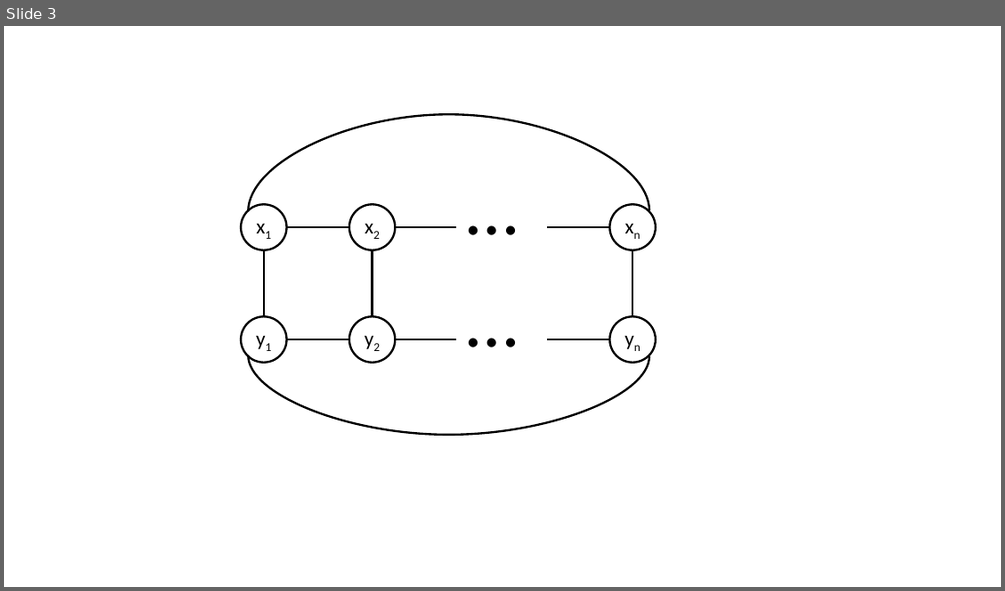
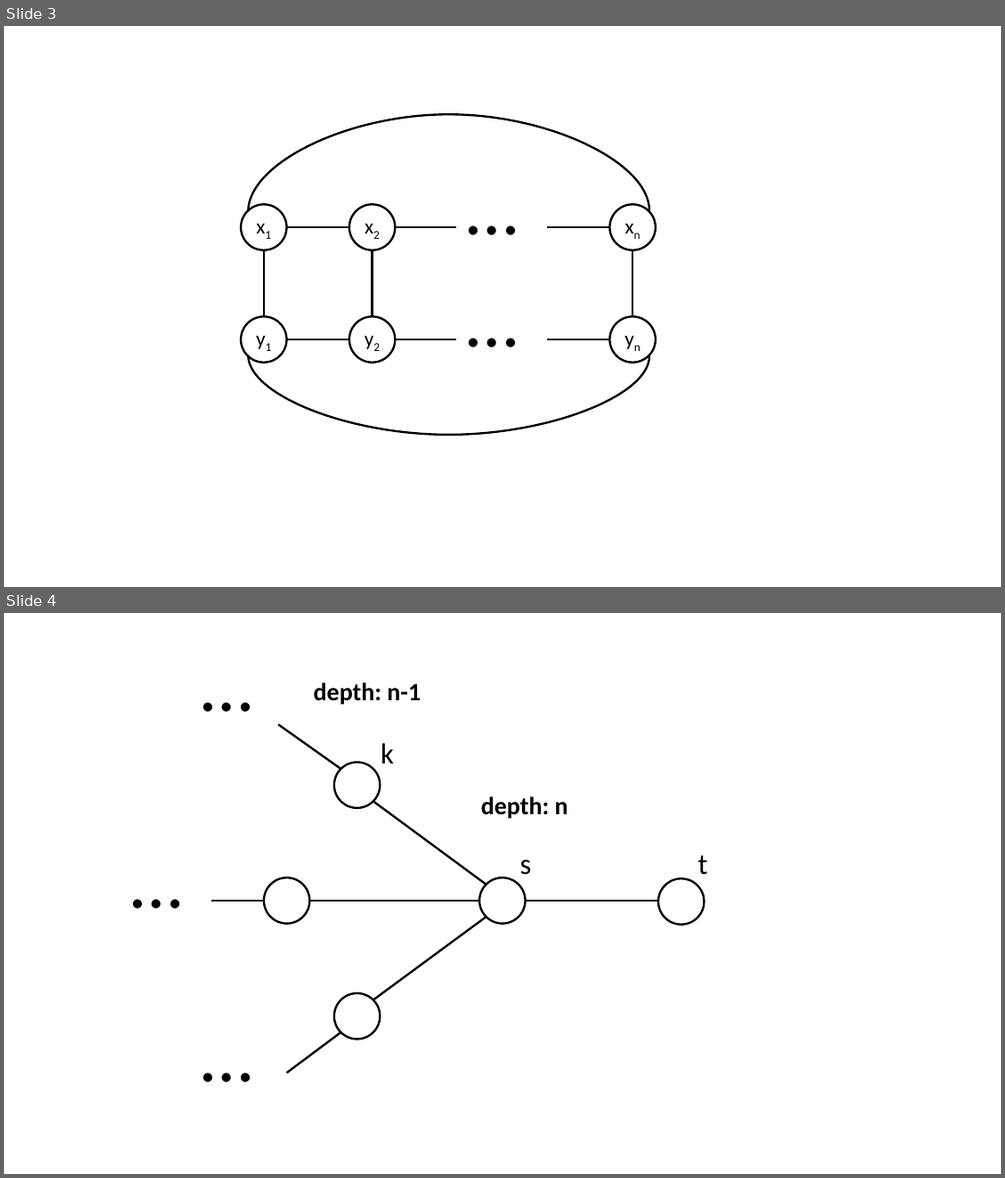
Before and after one commit to hongzimao/6.438, a slide deck: ps2/figures.pptx. Shown one above the other, each under a label of ours: slide 3 before the commit, slides 3 and 4 after it. The pictures are 1005x591 and 1005x1178 pixels, drawn with LibreOffice and Linux fonts; fonts in the diff are those of the drawing. Boxes give left, top, right and bottom in pixels: in the first picture for what was removed or moved away, otherwise in the second. Text is boxed around its words. In the diff, an @@ line names an element or a change of style, - is before the commit and + after.

```diff
--- a/ps2/figures.pptx
+++ b/ps2/figures.pptx
@@ slide 4 added at [4,613,1001,1174], background #FFFFFF @@
@@ text added at [194,633,261,731], 72 pt, text #000000 @@
+…
@@ text added at [314,682,421,705], 24 pt, text #000000, bold @@
+depth: n-1
@@ line added from (341, 769) to (278, 724), #000000 2 pt @@
@@ text added at [380,743,394,763], 28 pt, text #000000 @@
+k
@@ ellipse added at [334,762,380,807], outline #000000 2 pt @@
@@ text added at [481,796,568,819], 24 pt, text #000000, bold @@
+depth: n
@@ line added from (486, 884) to (373, 802), #000000 2 pt @@
@@ text added at [123,829,191,927], 72 pt, text #000000 @@
+…
@@ ellipse added at [264,877,310,924], outline #000000 2 pt @@
@@ ellipse added at [479,877,526,924], outline #000000 2 pt @@
@@ text added at [520,860,532,875], 28 pt, text #000000 @@
+s
@@ ellipse added at [658,878,704,925], outline #000000 2 pt @@
@@ text added at [698,855,708,875], 28 pt, text #000000 @@
+t
@@ line added from (264, 900) to (211, 900), #000000 2 pt @@
@@ line added from (479, 900) to (310, 900), #000000 2 pt @@
@@ line added from (658, 900) to (526, 900), #000000 2 pt @@
@@ line added from (486, 916) to (373, 999), #000000 2 pt @@
@@ text added at [194,1004,261,1102], 72 pt, text #000000 @@
+…
@@ ellipse added at [334,993,380,1038], outline #000000 2 pt @@
@@ line added from (341, 1032) to (287, 1073), #000000 2 pt @@
```
Also in this commit, not shown: 2 other files.
